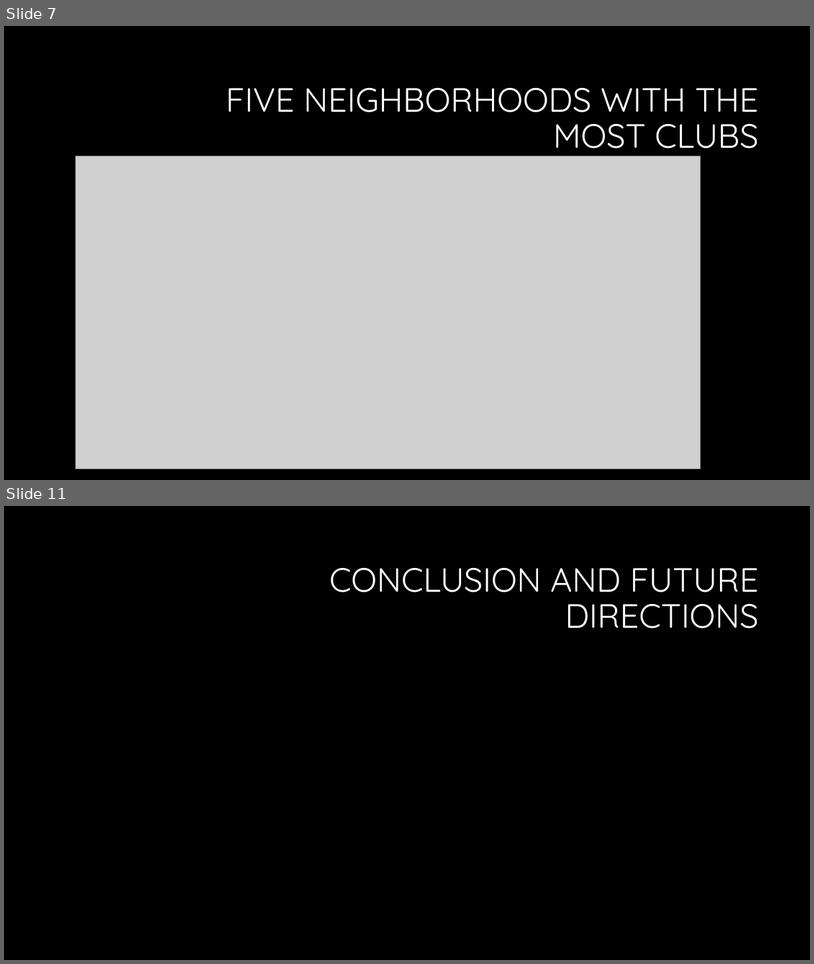
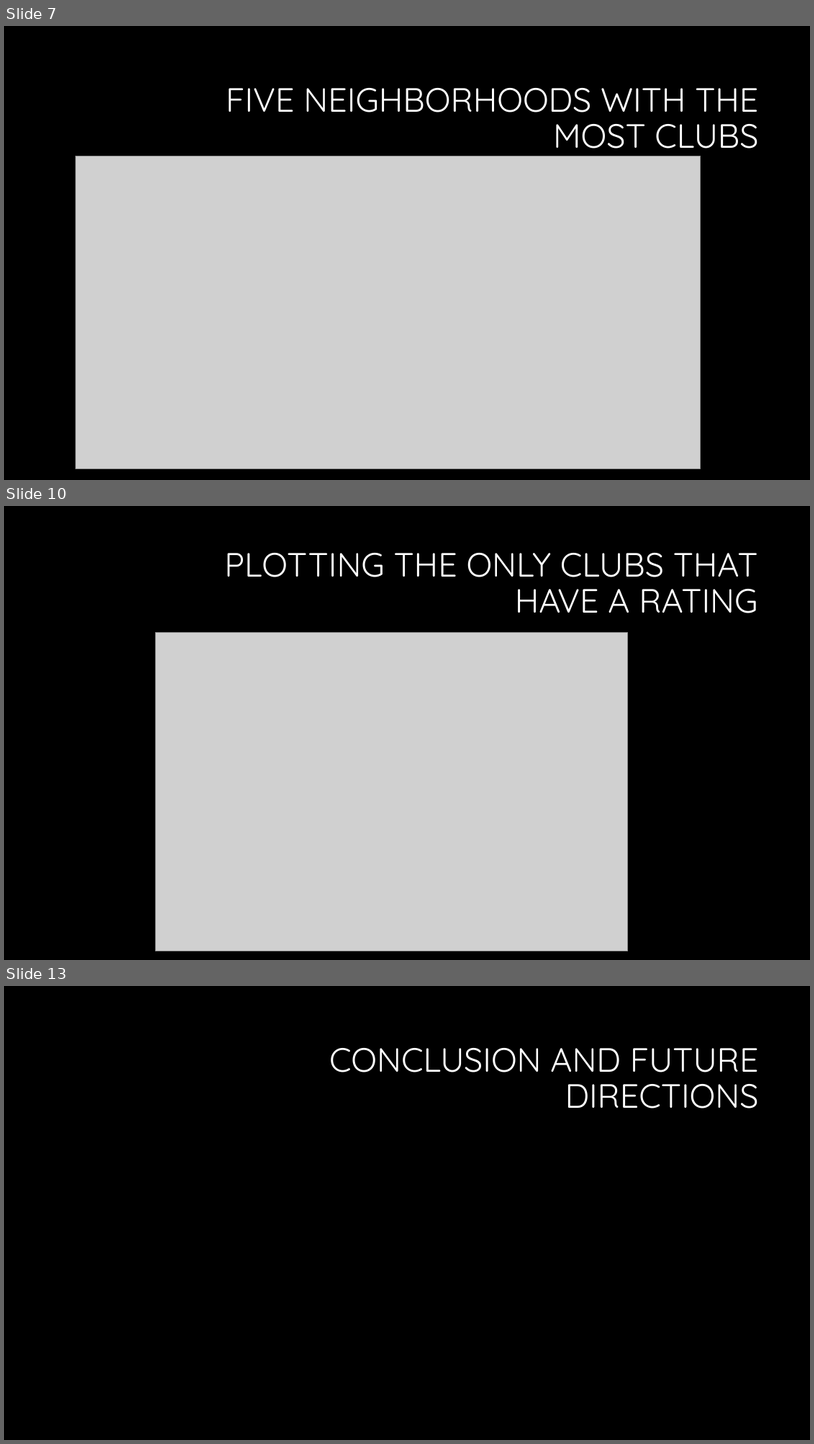
Before and after one commit to psharer/Coursera_Capstone, a slide deck: Finding a Night Club Location in New York.pptx. Shown one above the other, each under a label of ours: slides 7 and 11 before the commit, slides 7, 10 and 13 after it; the slides between them are not shown. The pictures are 814x964 and 814x1444 pixels, drawn with LibreOffice and Linux fonts; fonts in the diff are those of the drawing; grey boxes stand for pictures; background and template pictures are left out. Boxes give left, top, right and bottom in pixels: in the first picture for what was removed or moved away, otherwise in the second. Text is boxed around its words. In the diff, an @@ line names an element or a change of style, - is before the commit and + after.

```diff
--- a/Finding a Night Club Location in New York.pptx
+++ b/Finding a Night Club Location in New York.pptx
@@ slide 10 added at [4, 506, 810, 960], background #000000 @@
@@ title added at [224, 553, 759, 613], 40 pt, text #FFFFFF @@
+PLOTTING THE ONLY CLUBS THAT HAVE A RATING
@@ picture added at [156, 633, 628, 951] @@
@@ what was slide 11 is now slide 13 @@
```
Also in this commit, not shown: 7 slides changed, 1 other slide added, 3 other files.
